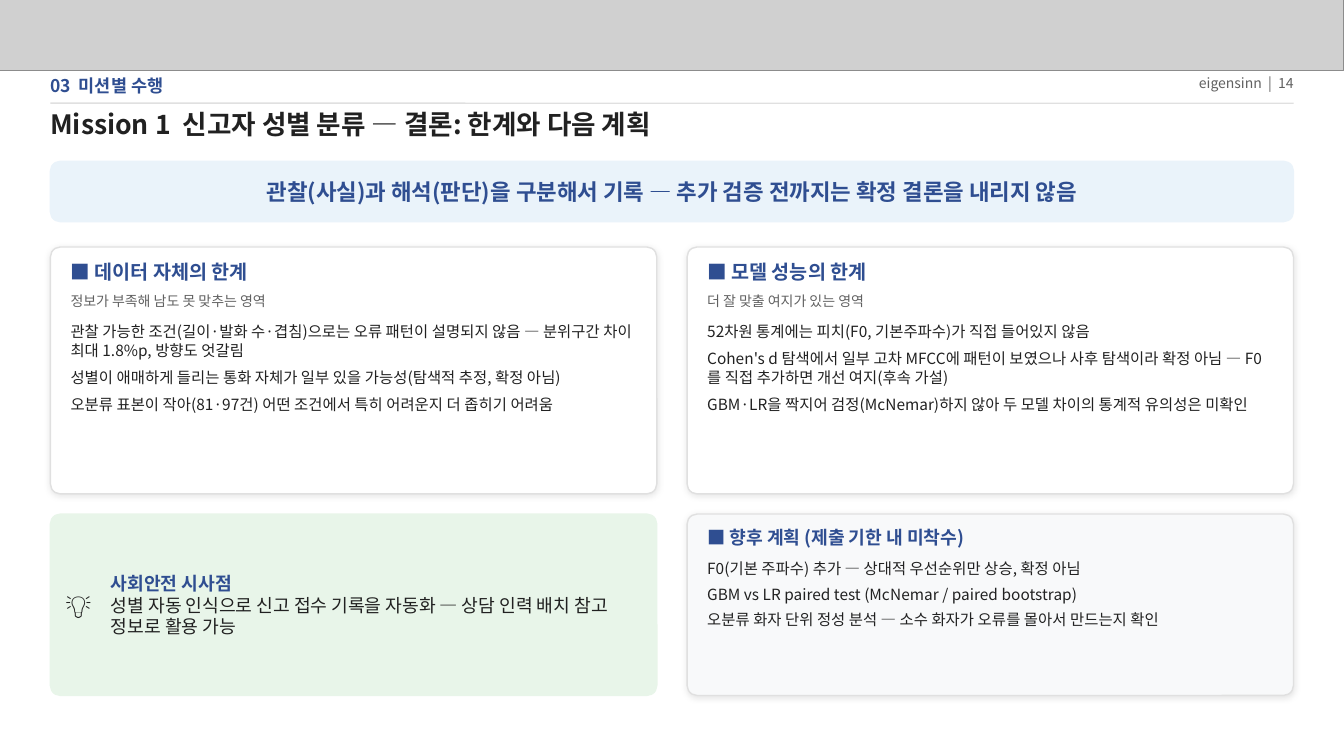
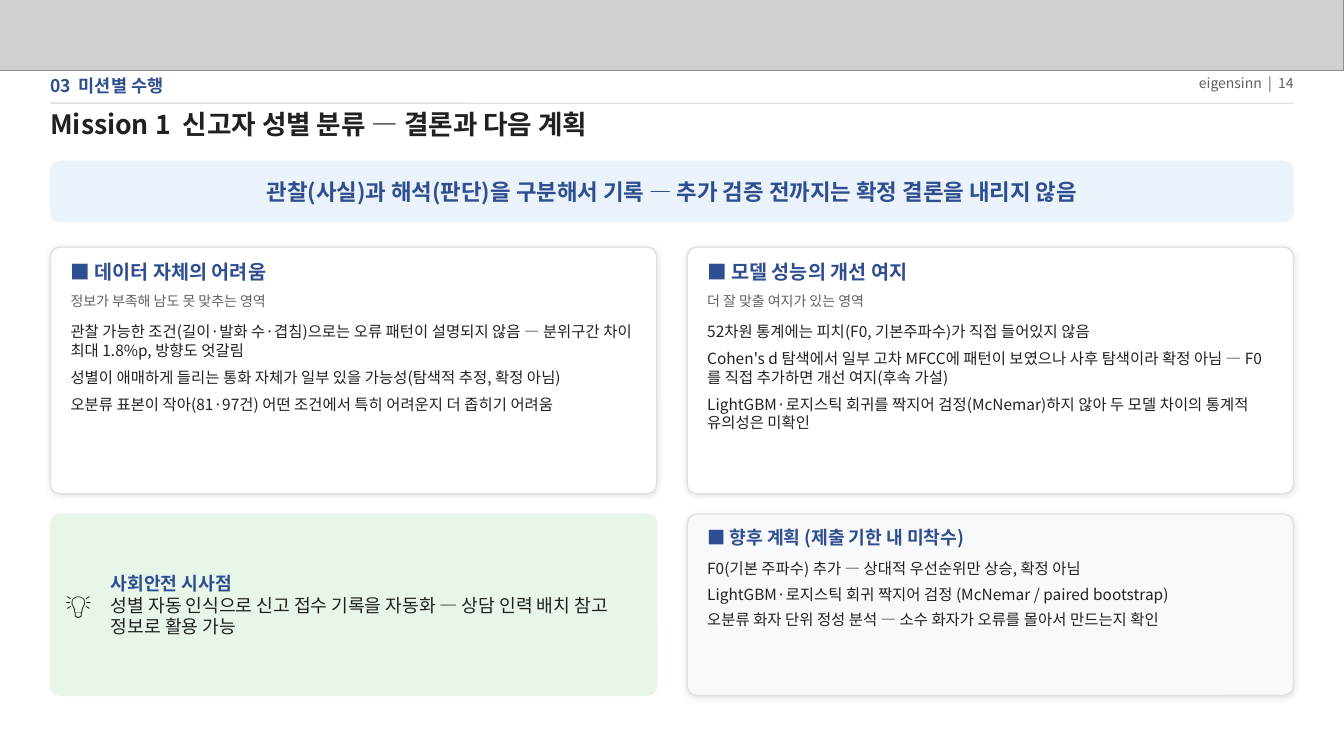
Before and after one commit to eigensinn-dcc2026/prelim, a slide deck: slide 14 of ppt/DCC2026_예선_결과정리.pptx. Drawn at 1344x756 pixels with LibreOffice and Linux fonts; fonts in the diff are those of the drawing; grey boxes stand for pictures. Boxes give left, top, right and bottom in pixels: in the first picture for what was removed or moved away, otherwise in the second. Text is boxed around its words. In the diff, an @@ line names an element or a change of style, - is before the commit and + after.

```diff
--- a/ppt/DCC2026_예선_결과정리.pptx
+++ b/ppt/DCC2026_예선_결과정리.pptx
@@ text at box(50, 111, 587, 137): text changed @@
-Mission 1 신고자 성별 분류 — 결론: 한계와 다음 계획
+Mission 1 신고자 성별 분류 — 결론과 다음 계획
@@ text at box(95, 262, 266, 281): text changed @@
-■ 데이터 자체의 한계
+■ 데이터 자체의 어려움
@@ text at box(731, 262, 907, 281): text changed @@
-■ 모델 성능의 한계
+■ 모델 성능의 개선 여지
@@ text at box(707, 397, 1249, 430): text changed @@
-GBM·LR을 짝지어 검정(McNemar)하지 않아 두 모델 차이의 통계적 유의성은 미확인
+LightGBM·로지스틱 회귀를 짝지어 검정(McNemar)하지 않아 두 모델 차이의 통계적 유의성은 미확인
@@ text at box(707, 587, 1168, 604): text changed @@
-GBM vs LR paired test (McNemar / paired bootstrap)
+LightGBM·로지스틱 회귀 짝지어 검정 (McNemar / paired bootstrap)
```
Also in this commit, not shown: 8 other slides changed, 1 other file.
